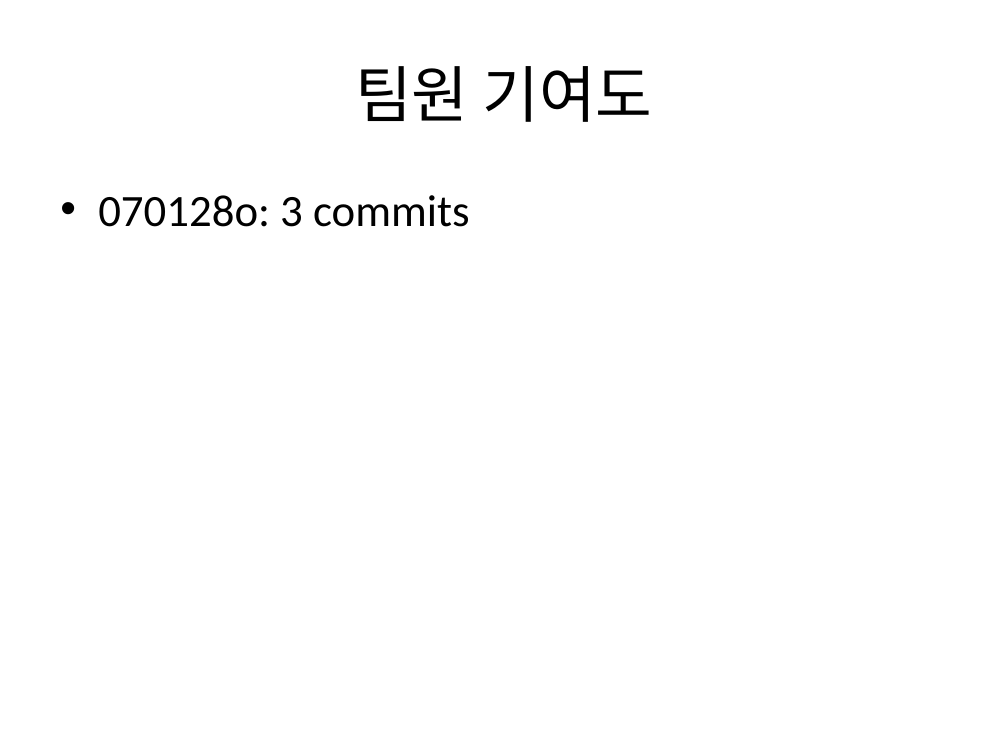
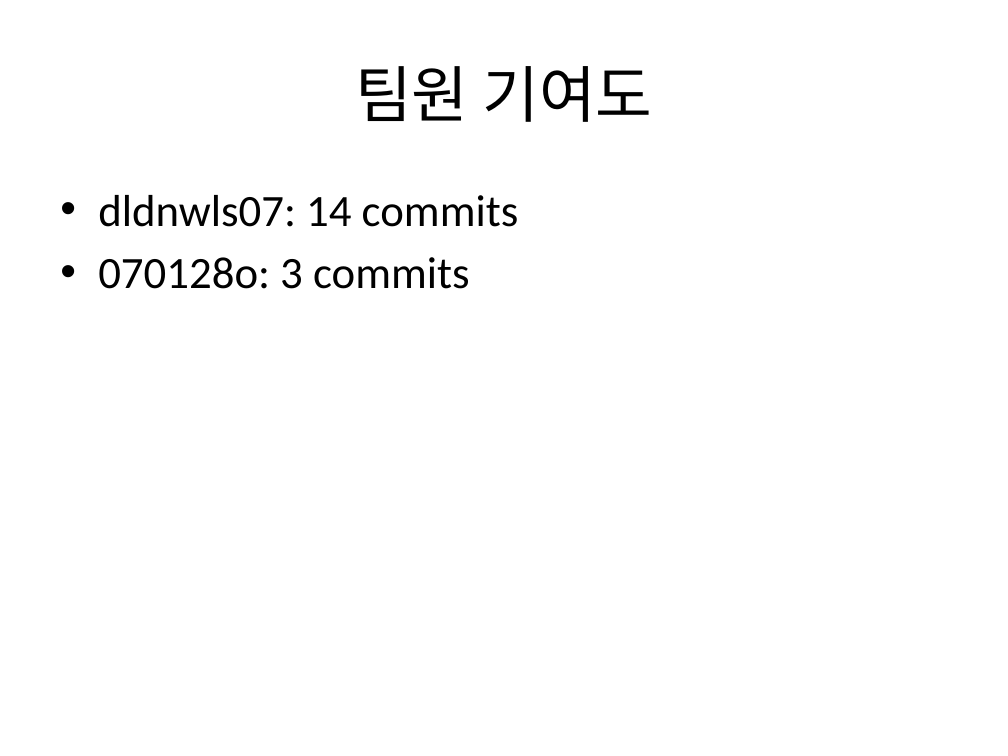
Before and after one commit to Jongwoo0101/worksight-commit-bot, a slide deck: slide 2 of data/commit_report.pptx. Drawn at 1008x756 pixels with LibreOffice and Linux fonts; fonts in the diff are those of the drawing. Boxes give left, top, right and bottom in pixels: in the first picture for what was removed or moved away, otherwise in the second. Text is boxed around its words. In the diff, an @@ line names an element or a change of style, - is before the commit and + after.

```diff
--- a/data/commit_report.pptx
+++ b/data/commit_report.pptx
@@ text at (98,195,519,227): paragraph added @@
+• dldnwls07: 14 commits
```
Also in this commit, not shown: 1 other slide changed, 17 slides added, 2 other files.
